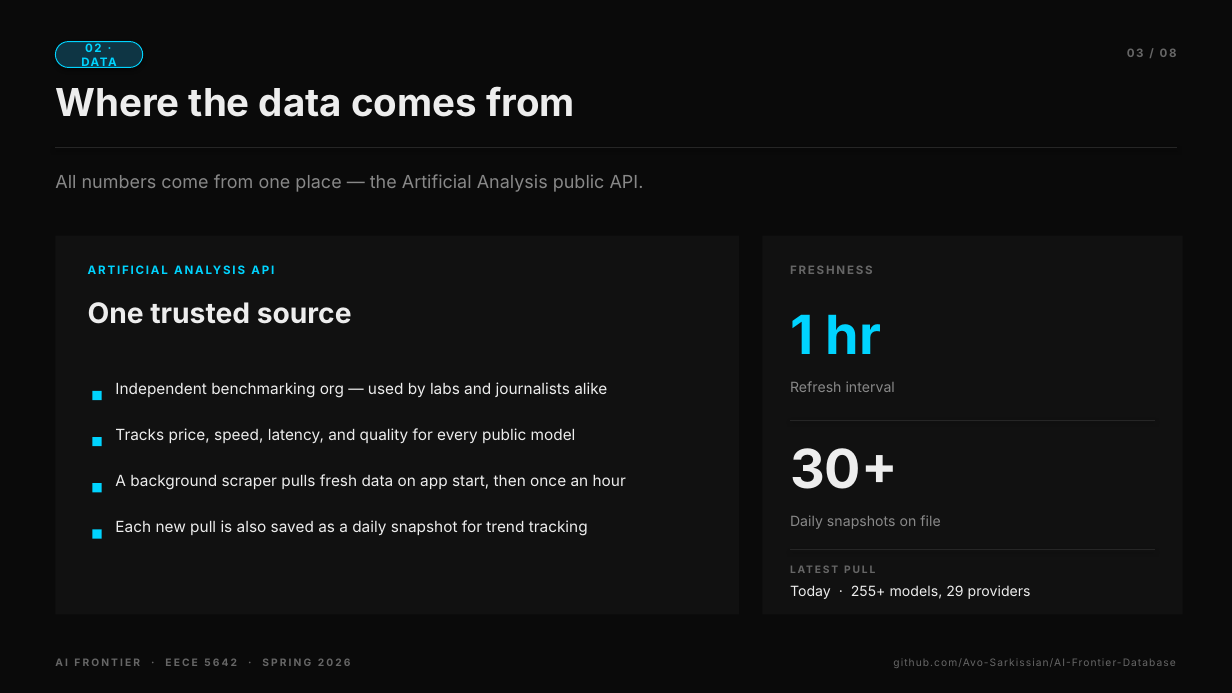
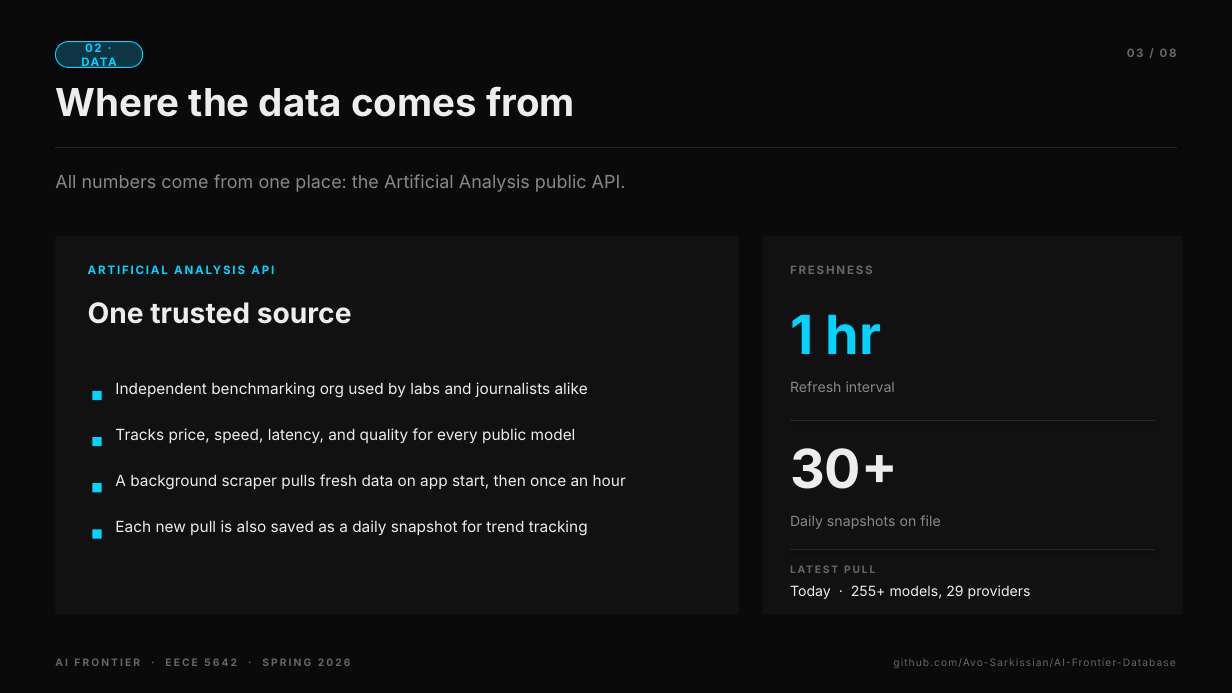
Before and after one commit to Avo-Sarkissian/AI-Frontier-Database, a slide deck: slide 3 of AI_Frontier_Presentation.pptx. Drawn at 1232x693 pixels with LibreOffice and Linux fonts; fonts in the diff are those of the drawing. Boxes give left, top, right and bottom in pixels: in the first picture for what was removed or moved away, otherwise in the second. Text is boxed around its words. In the diff, an @@ line names an element or a change of style, - is before the commit and + after.

```diff
--- a/AI_Frontier_Presentation.pptx
+++ b/AI_Frontier_Presentation.pptx
@@ text at <box>55,174,626,192</box>: text changed @@
-All numbers come from one place — the Artificial Analysis public API.
+All numbers come from one place: the Artificial Analysis public API.
@@ text at <box>115,382,588,398</box>: text changed @@
-Independent benchmarking org — used by labs and journalists alike
+Independent benchmarking org used by labs and journalists alike
```
Also in this commit, not shown: 5 other slides changed, 1 other file.
